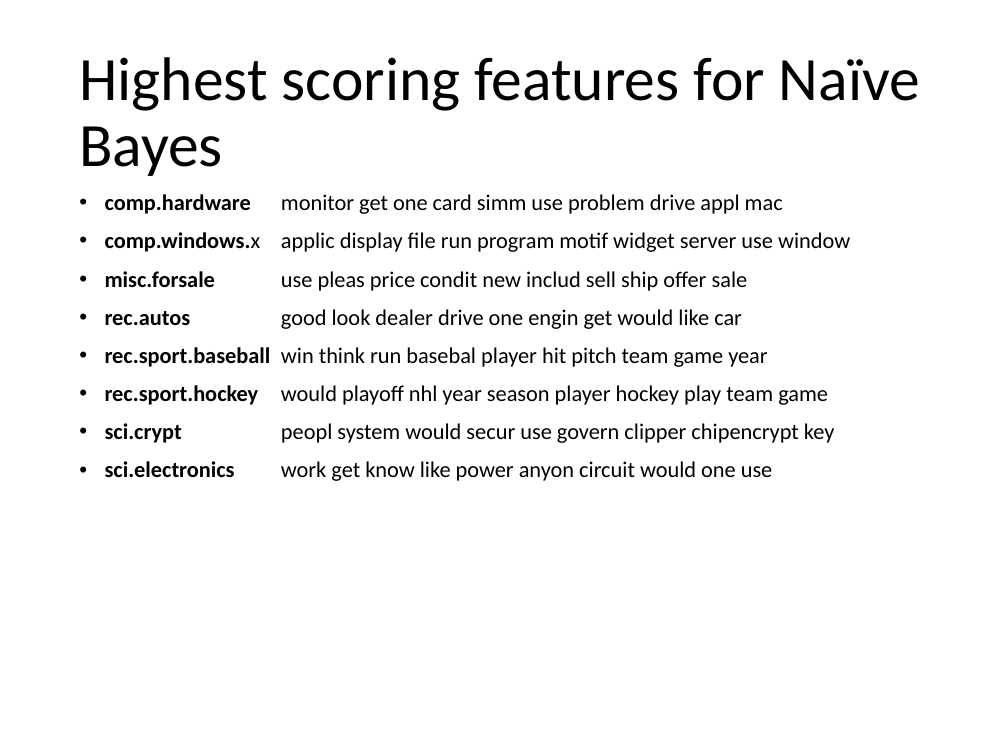
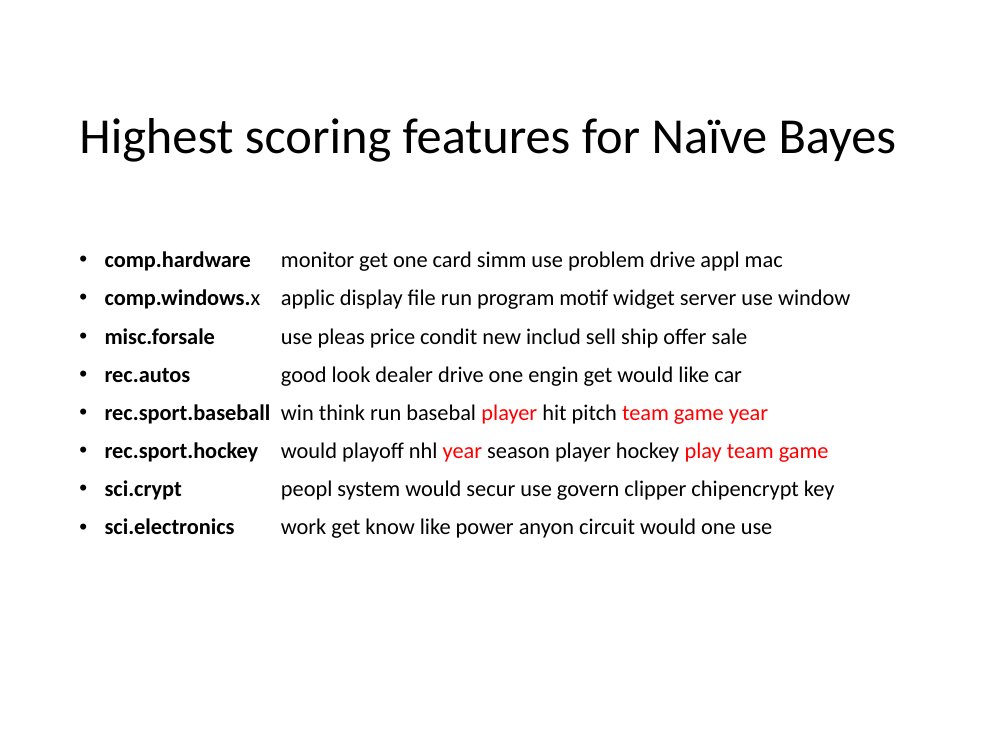
Before and after one commit to MartinOdendaal/Thinkful_Capstone_Supervised, a slide deck: slide 9 of Capstone 2.pptx. Drawn at 1008x756 pixels with LibreOffice and Linux fonts; fonts in the diff are those of the drawing. Boxes give left, top, right and bottom in pixels: in the first picture for what was removed or moved away, otherwise in the second. Text is boxed around its words. In the diff, an @@ line names an element or a change of style, - is before the commit and + after.

```diff
--- a/Capstone 2.pptx
+++ b/Capstone 2.pptx
@@ title "Highest scoring features for Naïve ...": place and size @@
-title "Highest scoring features for Naïve ..." at [79,57,920,176]
+title "Highest scoring features for Naïve ..." at [79,118,897,162]
@@ title "Highest scoring features for Naïve ..." at [79,118,897,162]: size 44 to 36 pt @@
@@ text "comp.hardware monitor get one card ...": place and size @@
-text "comp.hardware monitor get one card ..." at [105,194,850,481]
+text "comp.hardware monitor get one card ..." at [105,251,850,538]
@@ text at [105,404,829,462]: text colour #000000 to #FF0000 in "player team game year", "year play team game" @@
```
Also in this commit, not shown: 9 other slides changed, 2 slides added.
